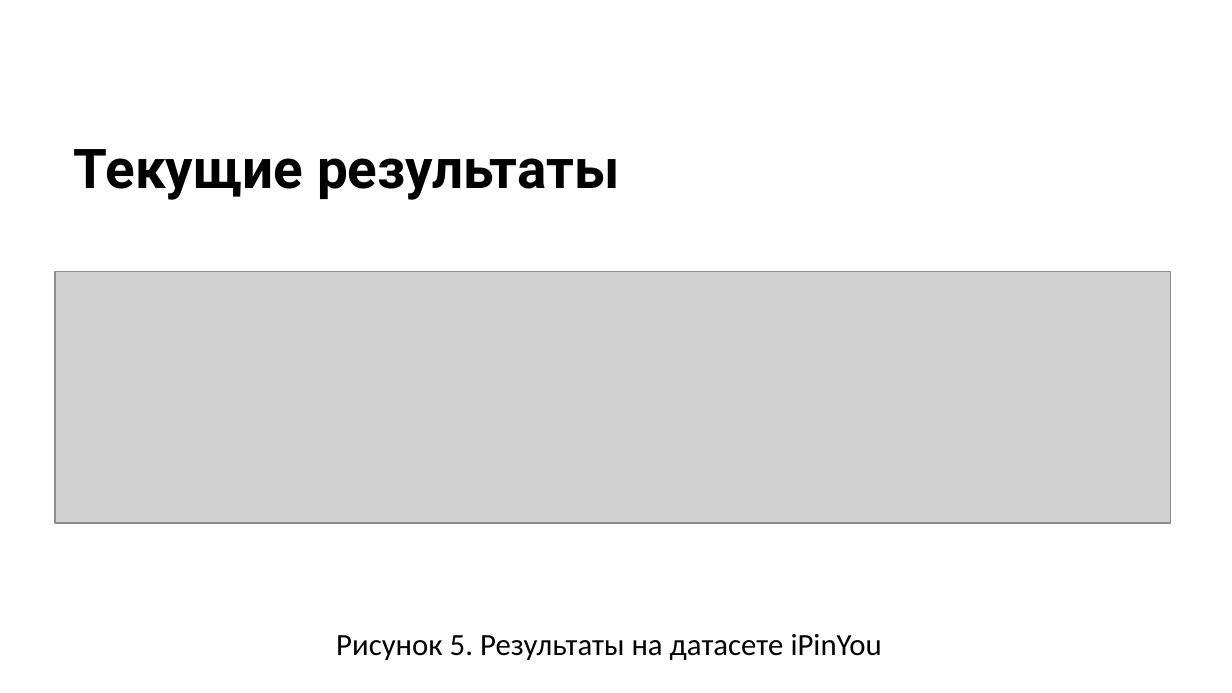
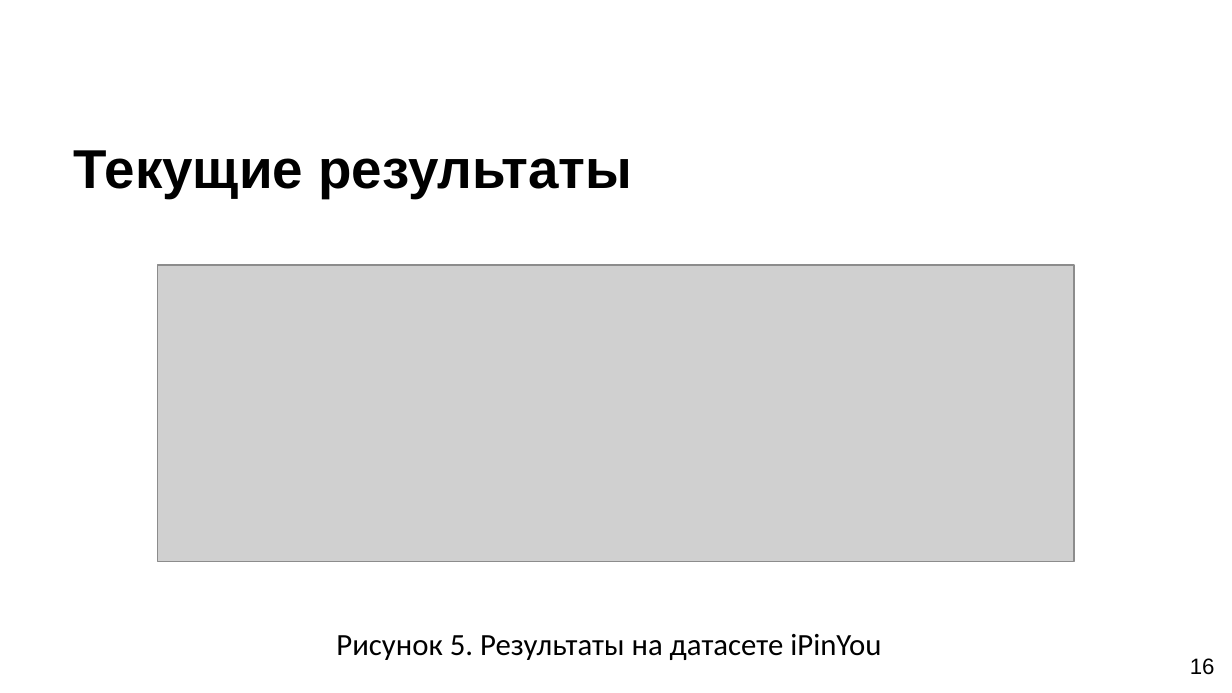
Before and after one commit to SerTelnov/landscape-forecasting, a slide deck: slide 16 of stuff/docs/2020-pps-forecasting.pptx (slide 14 before the commit). Drawn at 1232x693 pixels with LibreOffice and Linux fonts; fonts in the diff are those of the drawing; grey boxes stand for pictures; background and template pictures are left out. Boxes give left, top, right and bottom in pixels: in the first picture for what was removed or moved away, otherwise in the second. Text is boxed around its words. In the diff, an @@ line names an element or a change of style, - is before the commit and + after.

```diff
--- a/stuff/docs/2020-pps-forecasting.pptx
+++ b/stuff/docs/2020-pps-forecasting.pptx
@@ title "Текущие результаты" at box(74, 150, 632, 198): font Roboto to Arial @@
@@ picture: place and size @@
-picture at box(55, 271, 1170, 522)
+picture at box(158, 265, 1074, 562)
@@ page number added at box(1190, 658, 1215, 675), 13 pt, text #000000 @@
+16
```
Also in this commit, not shown: 15 other slides changed, 2 slides added, 1 other file.
